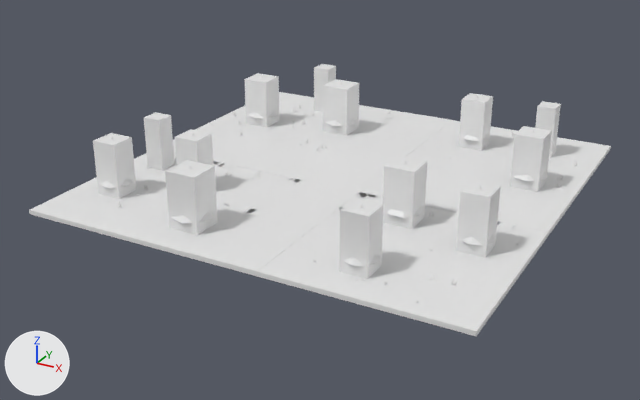
An edit to the FBX model Assets/Art/Models/SH10_L02_Floor.fbx, drawn before and after from the same camera.
The view is the same before and after, from a camera (50 mm lens) standing at (17.5, -34.3, 15.6) and looking at (-0.6, -1.4, -0.9). The lights are fixed; the arrows at lower left show +X, +Y and +Z. The picture after the commit comes second.

Objects in the first picture: 'SH10_L02_Floor', 'SH10_L02_Floor_Blockers', 'SH10_L02_Floor_Obstacles'.
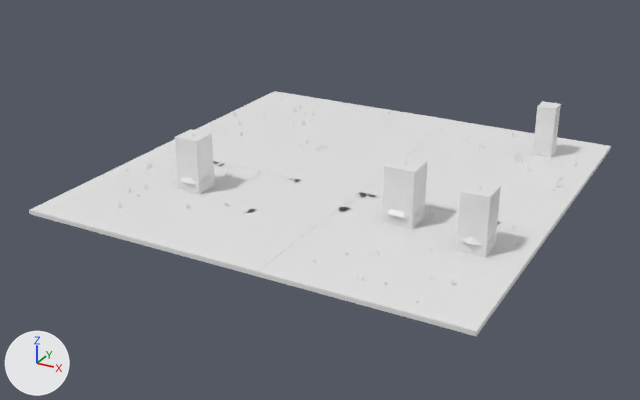
Pixel boxes (x1, y1, x2, y2) of what changed, in the pictures (640 x 400 px):
'SH10_L02_Floor_Blockers', reshaped (17% narrower, 27% shorter): before (93, 64, 561, 279); after (175, 101, 561, 258)
'SH10_L02_Floor_Obstacles', reshaped (mostly hidden): before (100, 75, 549, 266); after (180, 133, 497, 245)
part 1 of me_cone_267, deleted (mostly hidden): before (100, 75, 549, 266)
part 2 of me_cube_071, deleted: before (93, 64, 552, 279)

The change in detail:
me_cone_267 is used by ob_sh10_l02_floor_obstacles; location (0.0, 0.0, 0.0).
me_cone_267 had 486 vertices, 410 faces and spanned x -8.8..8.7, y -8.8..8.7, z 0.0..2.7.
me_cone_267 now has 149 vertices, 125 faces and spans x -5.9..8.7, y -5.3..7.8, z 0.0..2.7.
me_cone_267 part 1: 32 loose pieces with 337 vertices, spanning x -8.8..8.7, y -8.8..8.7, z 0.0..2.7, are deleted.
me_cube_071 is used by ob_sh10_l02_floor_blockers; location (0.0, 0.0, 0.0).
me_cube_071 had 104 vertices, 78 faces and spanned x -8.7..8.5, y -8.6..8.7, z 0.0..2.5.
me_cube_071 now has 32 vertices, 24 faces and spans x -5.8..8.5, y -5.1..7.8, z 0.0..2.5.
me_cube_071 part 2: 9 loose pieces with 72 vertices, spanning x -8.7..8.5, y -8.6..8.7, z 0.0..2.5, are deleted.
